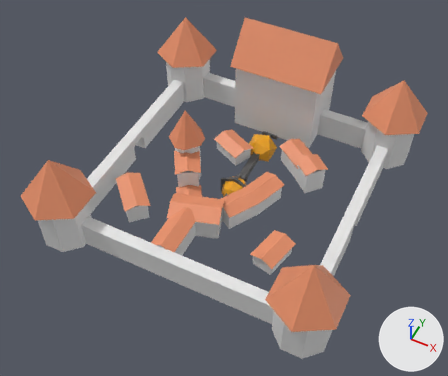
The glTF model public/castle-prod.glb, before and after one commit.
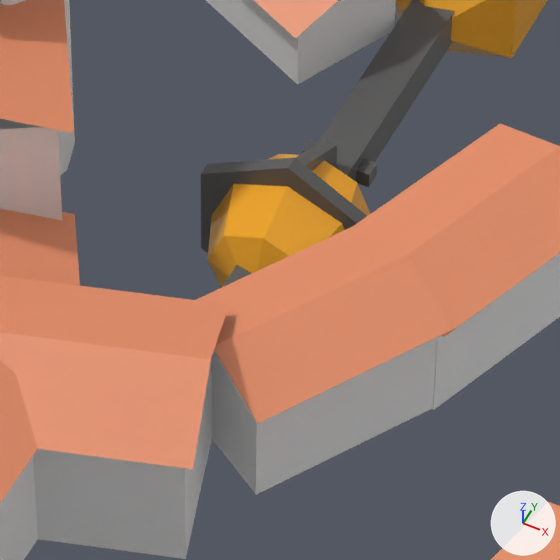
Each version appears first whole from a 50 mm camera at (0.598, -1.274, 1.58) aimed at (0.004, -0.087, 0.096), and next in a close-up on the part from 42% to 62% of the width and 41% to 64% of the height. The lights are fixed; the arrows at lower right show +X, +Y and +Z.

In view in the first close-up: 'castle', 'orb', 'scepter'.
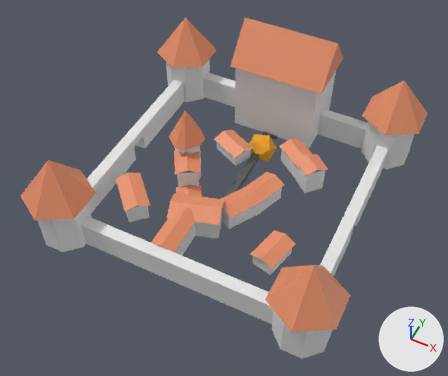
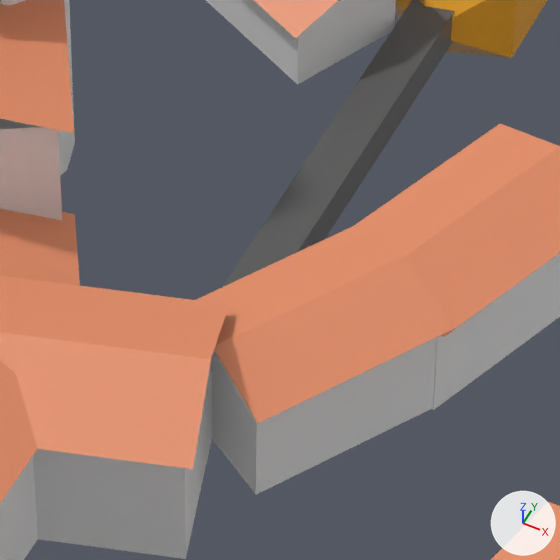
The edits, one by one:
Object 'orb' (ob_orb) is deleted.

Changed parts and their boxes [x1, y1, x2, y2] in the close-ups (560 x 560 px):
'orb', deleted
    before: [201, 139, 377, 288]
    faces in mat_orb (orange #ffb129): [207, 154, 370, 288]
    faces in mat_rod (dark grey #5d5d5d): [201, 139, 377, 253]
